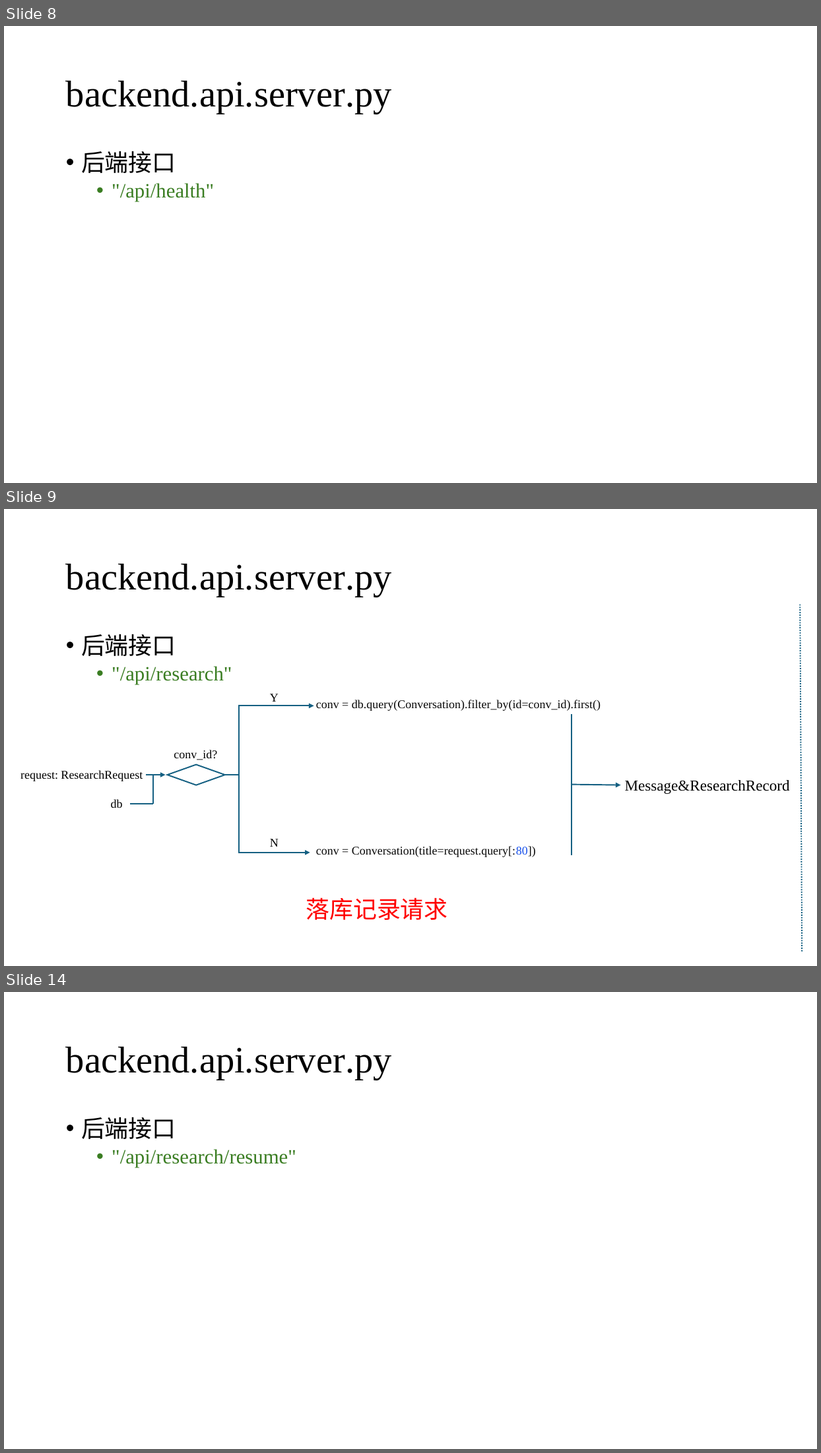
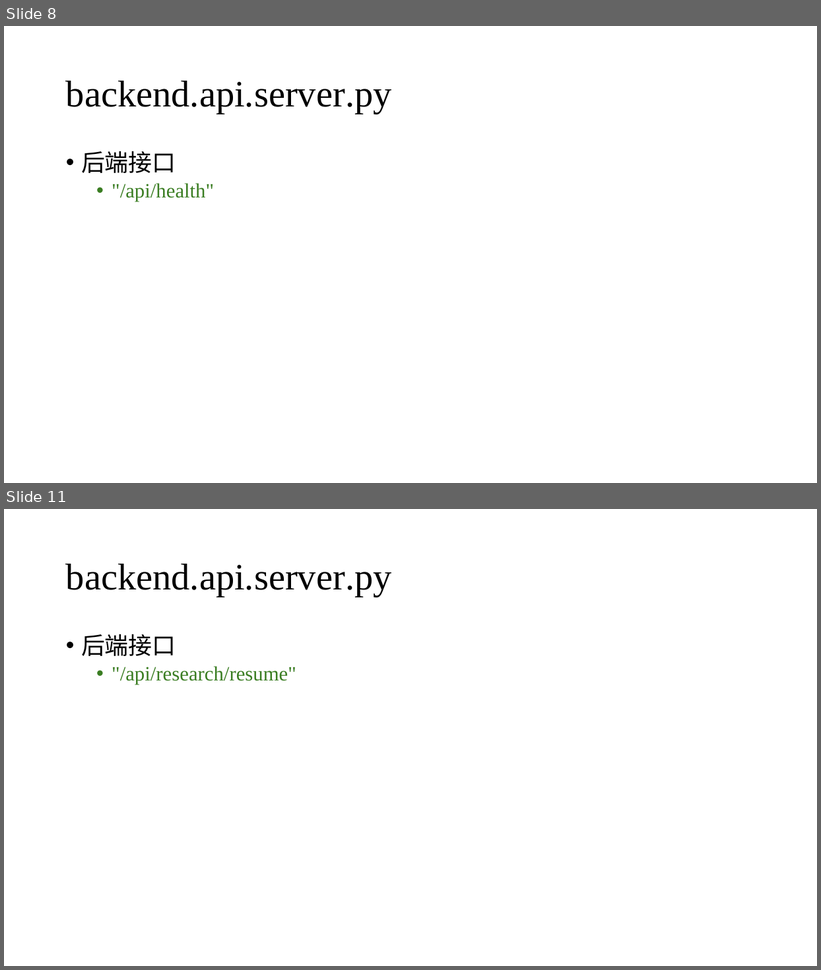
Before and after one commit to BeatGene/Bioinformatics_Agent, a slide deck: PPT/Bioinformatics_Agent_Architecture.pptx. Shown one above the other, each under a label of ours: slides 8, 9 and 14 before the commit, slides 8 and 11 after it; the slides between them are not shown. The pictures are 821x1453 and 821x970 pixels, drawn with LibreOffice and Linux fonts; fonts in the diff are those of the drawing. Boxes give left, top, right and bottom in pixels: in the first picture for what was removed or moved away, otherwise in the second. Text is boxed around its words. In the diff, an @@ line names an element or a change of style, - is before the commit and + after.

```diff
--- a/PPT/Bioinformatics_Agent_Architecture.pptx
+++ b/PPT/Bioinformatics_Agent_Architecture.pptx
@@ slide 9 removed at (4, 509, 817, 966), background #FFFFFF @@
@@ title removed at (66, 563, 392, 597) @@
-backend.api.server.py
@@ line removed from (801, 604) to (803, 953) @@
@@ text removed at (81, 634, 232, 685) @@
-• 后端接口
-  • "/api/research"
@@ elbow arrow removed from (225, 775) to (314, 706) @@
@@ text removed at (270, 694, 279, 702) @@
-Y
@@ text removed at (316, 700, 601, 711) @@
-conv = db.query(Conversation).filter_by(id=conv_id).first()
@@ line removed from (572, 785) to (572, 714) @@
@@ diamond removed at (168, 764, 225, 786) @@
@@ text removed at (174, 750, 217, 760) @@
-conv_id?
@@ text removed at (20, 770, 143, 782) @@
-request: ResearchRequest
@@ arrow removed from (146, 775) to (166, 775) @@
@@ line removed from (153, 803) to (153, 775) @@
@@ elbow arrow removed from (225, 775) to (310, 853) @@
@@ arrow removed from (572, 785) to (620, 786) @@
@@ line removed from (572, 785) to (572, 855) @@
@@ text removed at (625, 780, 790, 794) @@
-Message&ResearchRecord
@@ text removed at (111, 799, 123, 808) @@
-db
@@ line removed from (153, 803) to (130, 803) @@
@@ text removed at (270, 839, 279, 847) @@
-N
@@ text removed at (316, 846, 536, 857) @@
-conv = Conversation(title=request.query[:80])
@@ text removed at (306, 898, 448, 920) @@
-落库记录请求
@@ what was slide 14 is now slide 11 @@
```
Also in this commit, not shown: 4 slides changed, 2 other slides removed, 14 other files.
